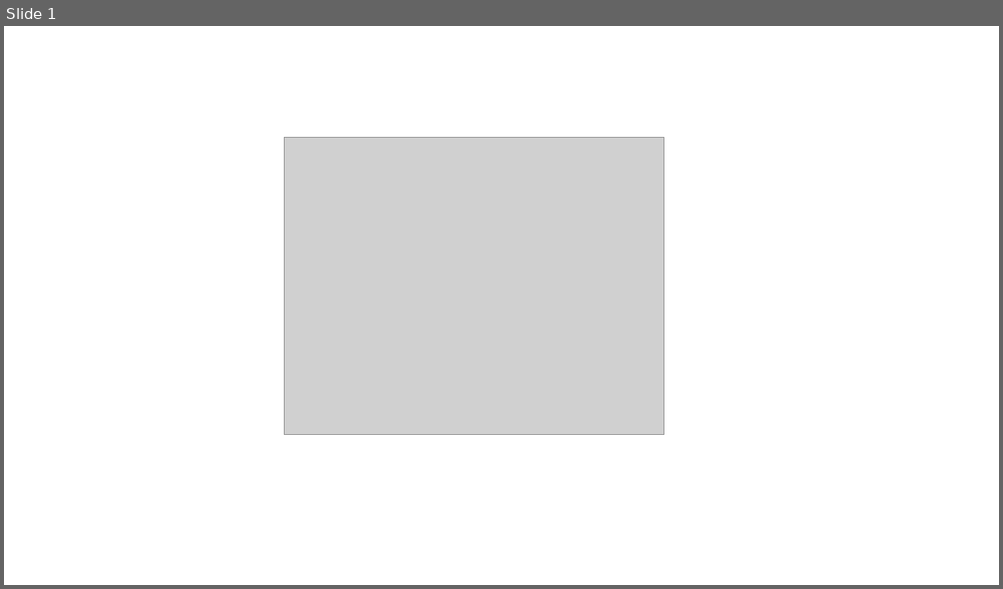
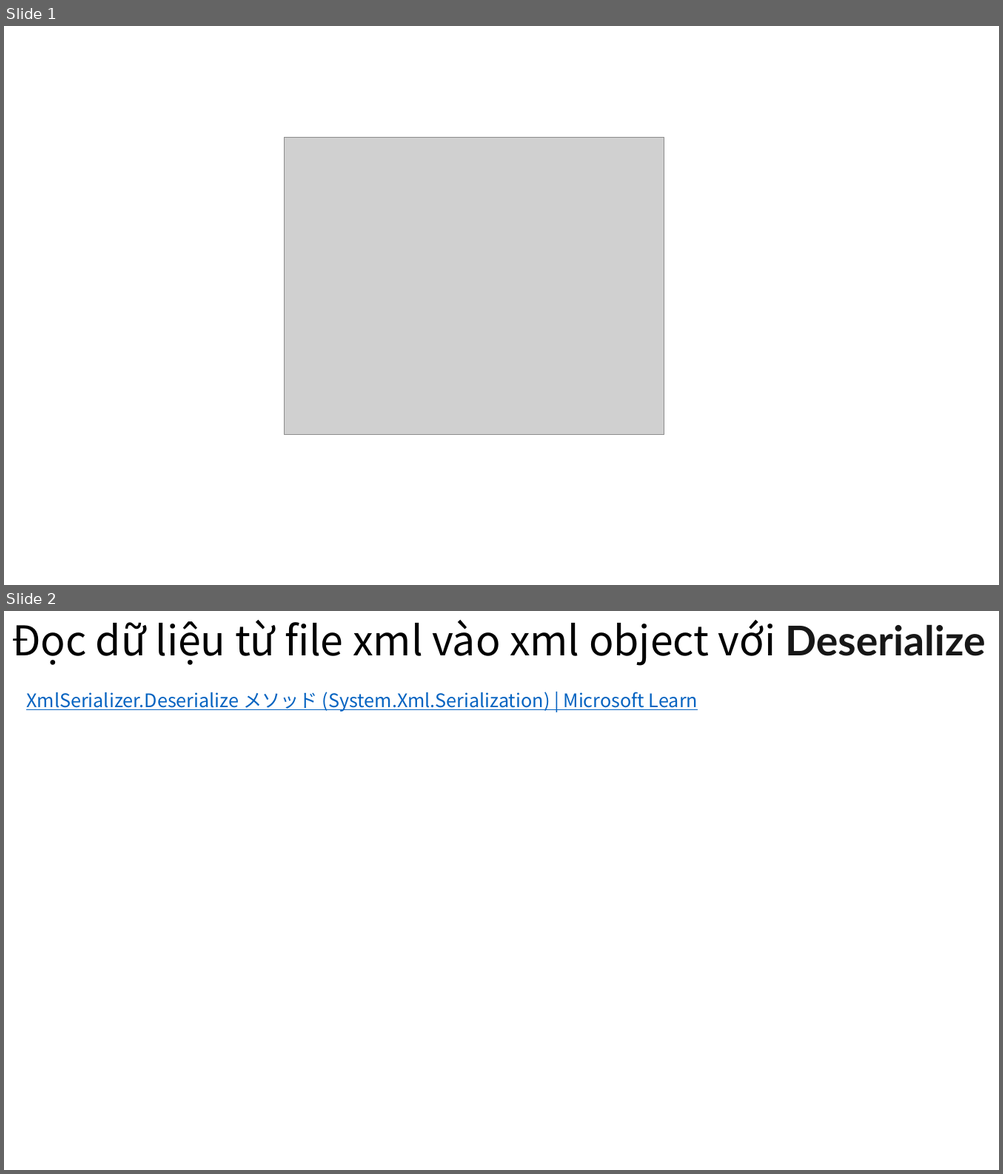
Before and after one commit to cuonghv2010/Csharp, a slide deck: basic/xmlSettingFile/readme.pptx. Shown one above the other, each under a label of ours: slide 1 before the commit, slides 1 and 2 after it. The pictures are 1003x589 and 1003x1174 pixels, drawn with LibreOffice and Linux fonts; fonts in the diff are those of the drawing; grey boxes stand for pictures. Boxes give left, top, right and bottom in pixels: in the first picture for what was removed or moved away, otherwise in the second. Text is boxed around its words. In the diff, an @@ line names an element or a change of style, - is before the commit and + after.

Commit message:
Add: Deserialize(Stream)

```diff
--- a/basic/xmlSettingFile/readme.pptx
+++ b/basic/xmlSettingFile/readme.pptx
@@ slide 2 added at box(4, 611, 999, 1170), background #FFFFFF @@
@@ title added at box(11, 620, 985, 666), 39.6 pt, text #000000 @@
+Đọc dữ liệu từ file xml vào xml object với Deserialize
@@ text added at box(26, 692, 697, 712), 18 pt, text #0563C1, underline @@
+XmlSerializer.Deserialize メソッド (System.Xml.Serialization) | Microsoft Learn
```
Also in this commit, not shown: 7 other files.
